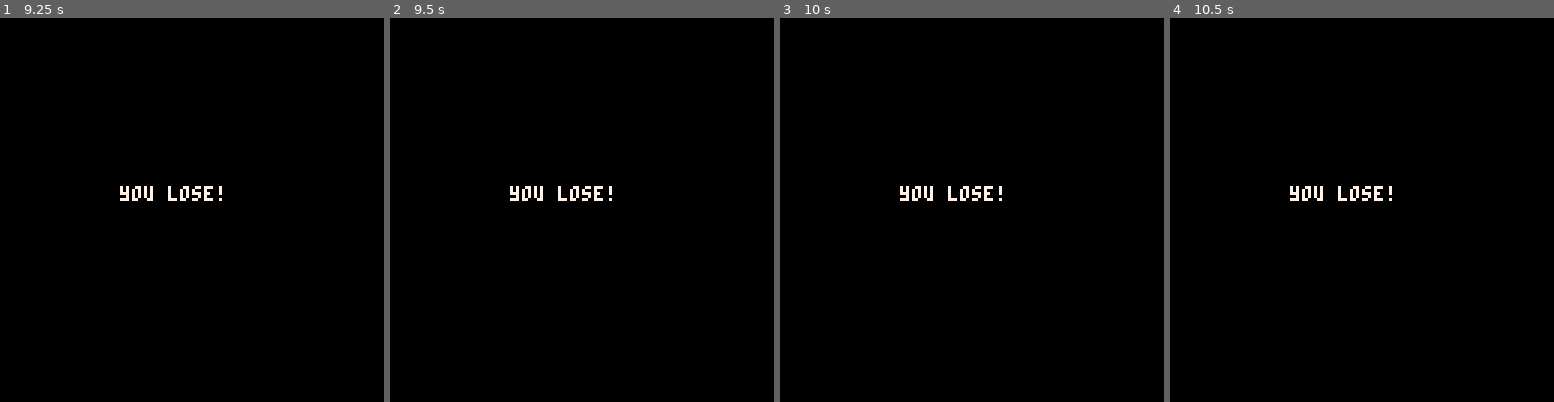
Above: before the commit, frames 1-4 (left to right).
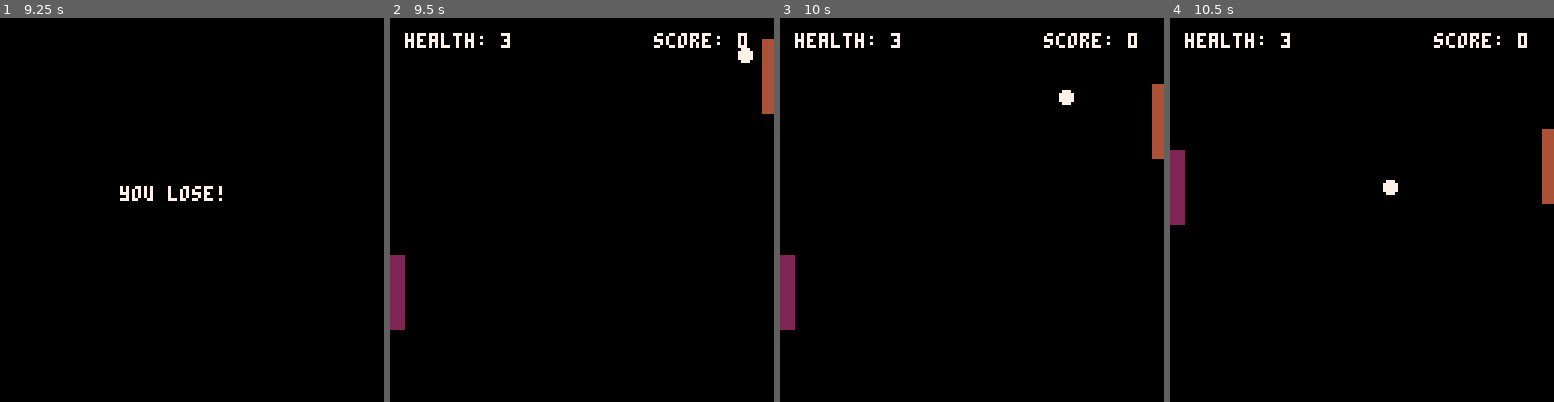
Above: after the commit, the same moments.

Repository: Spider101/Morta-Pong
Game: PICO-8 cartridge game.p8
Two runs of this game, one before a commit and one after it. Both use one fixed random seed, a clock stepped at 60 frames per second and the inputs below.
Inputs:
- Up to frame 1 (9.25 s): tap O (Z key) at 0.33, 0.7, 1.43, 2.22, 3.1, 3.98, 4.87, 5.75, 6.63, 7.52, 8.4 s; tap X (X key) at 1.07, 2.07, 2.4, 2.73, 3.07, 3.4, 3.73, 4.07, 4.4, 4.73, 5.07, 5.4, 5.73, 6.07, 6.4, 6.73, 7.07, 7.4, 7.73, 8.07, 8.4, 8.73, 9.07 s; hold Down 2.42-2.82 s; hold Up 3.58-4.08 s; hold Down 4.58-5.08 s; hold Up 5.85-6.18 s; hold Down 6.68-7.08 s; hold Up 7.85-8.35 s; hold Down from 8.85 s (still down)
- Up to frame 2 (9.5 s): tap O (Z key) at 9.28 s; release Down at 9.35 s; tap X (X key) at 9.4 s
- Up to frame 3 (10 s): tap X (X key) at 9.73 s
- Up to frame 4 (10.5 s): tap X (X key) at 10.07, 10.4 s; hold Up 10.12-10.45 s; tap O (Z key) at 10.17 s

Frame 1 is identical in both runs. In frame 2, 2.7% of the frame differs, in the area x 0-100%, y 3-82%; in frame 3, 2.7%; in frame 4, 2.7%.

Commit message:
feat: handle game done state in the FSM

Diff:
--- a/main.lua
+++ b/main.lua
@@ -30,6 +30,19 @@
             -- early return to avoid updating anything else in the start state
             return
         end
+
+        if self.state == game_states.done then
+            -- z button to reset the game
+            if btn(4) then
+                self.score = 0
+                self.player.health = 3
+                self.enemy.health = 5
+                self.state = game_states.start
+            end
+
+            -- early return to avoid updating anything else in the done state
+            return
+         end
 
          -- both serve and play move paddles
         self.enemy:move()
